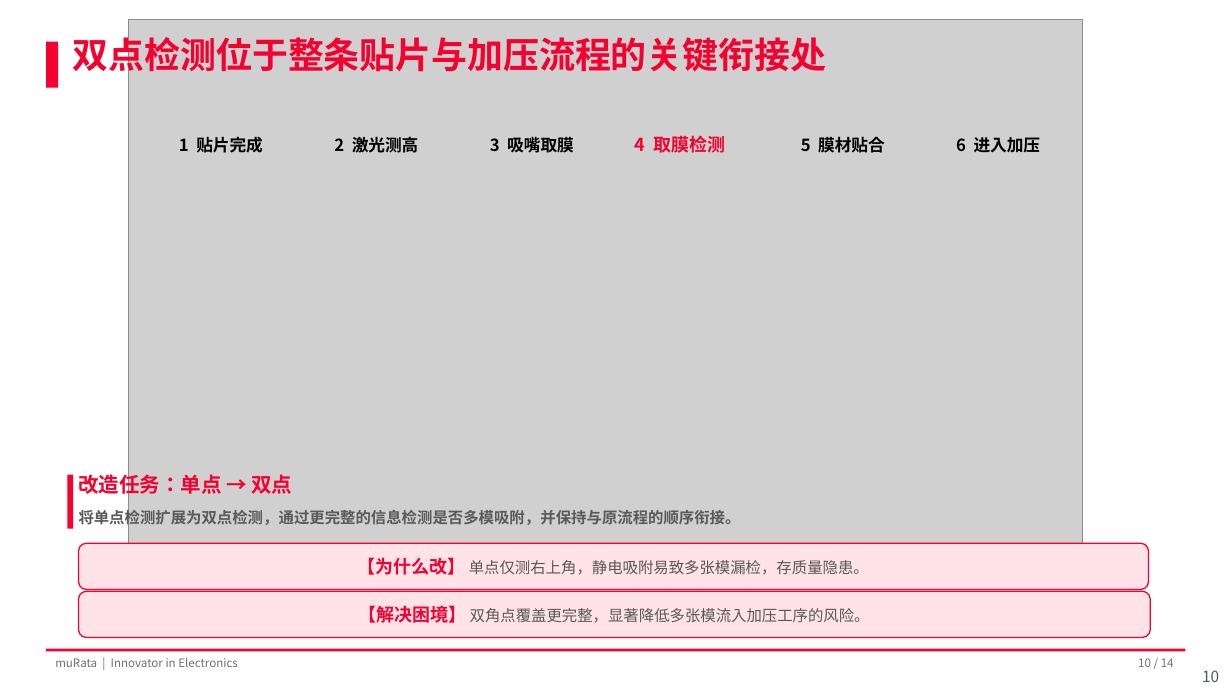
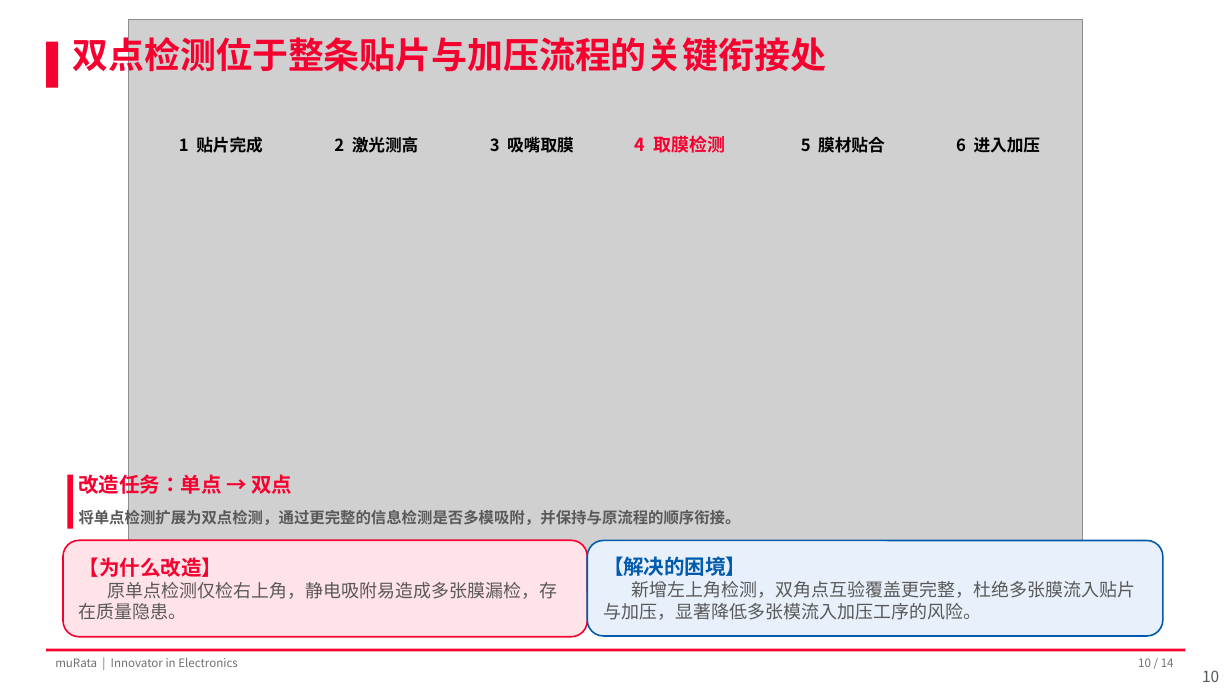
Before and after one commit to Zhang-Bo-glitch/muRata, a slide deck: slide 10 of 结业汇报.pptx. Drawn at 1232x693 pixels with LibreOffice and Linux fonts; fonts in the diff are those of the drawing; grey boxes stand for pictures; background and template pictures are left out. Boxes give left, top, right and bottom in pixels: in the first picture for what was removed or moved away, otherwise in the second. Text is boxed around its words. In the diff, an @@ line names an element or a change of style, - is before the commit and + after.

```diff
--- a/结业汇报.pptx
+++ b/结业汇报.pptx
@@ rounded rectangle "【为什么改造】": place and size @@
-rounded rectangle "【为什么改造】" at [79, 543, 1149, 590]
+rounded rectangle "【为什么改造】" at [63, 541, 587, 637]
@@ rounded rectangle "【为什么改造】" at [63, 541, 587, 637]: outline #F5002F 1 pt to #F5002F 1.25 pt @@
@@ text in rounded rectangle at [79, 557, 557, 620]: text changed; size 12 to 14 pt @@
-【为什么改】 单点仅测右上角，静电吸附易致多张模漏检，存质量隐患。
+【为什么改造】
+原单点检测仅检右上角，静电吸附易造成多张膜漏检，存在质量隐患。
@@ rounded rectangle "【解决的困境】": place and size @@
-rounded rectangle "【解决的困境】" at [79, 592, 1151, 638]
+rounded rectangle "【解决的困境】" at [588, 541, 1164, 636]
@@ rounded rectangle "【解决的困境】" at [588, 541, 1164, 636]: fill #FFE3E8 to #E8F1FB; outline #F5002F 1 pt to #005BAC 1.25 pt @@
@@ text in rounded rectangle at [603, 556, 1135, 620]: text changed; size 12 to 14 pt @@
-【解决困境】 双角点覆盖更完整，显著降低多张模流入加压工序的风险。
+【解决的困境】
+新增左上角检测，双角点互验覆盖更完整，杜绝多张膜流入贴片与加压，显著降低多张模流入加压工序的风险。
```
Also in this commit, not shown: 2 other slides changed, 3 other files.
